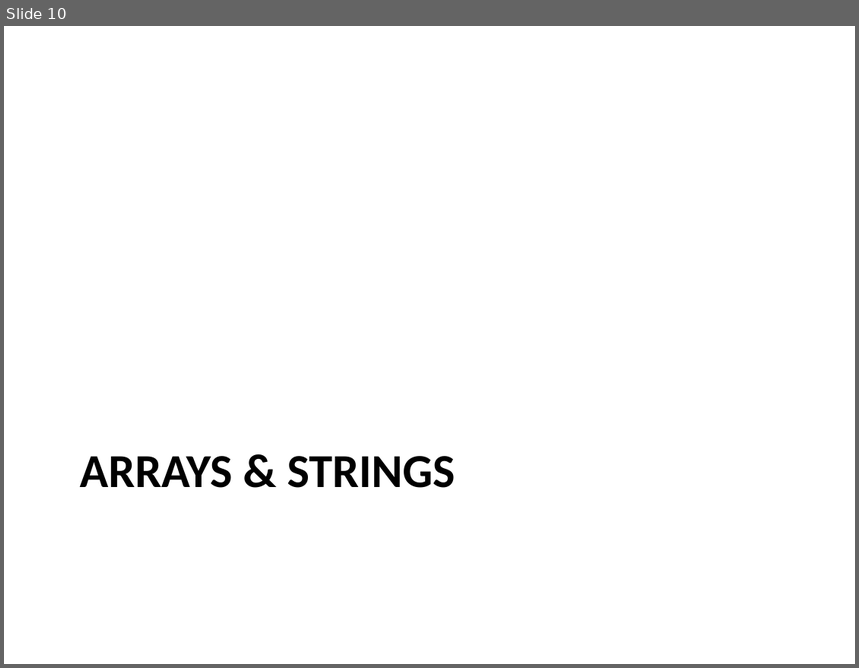
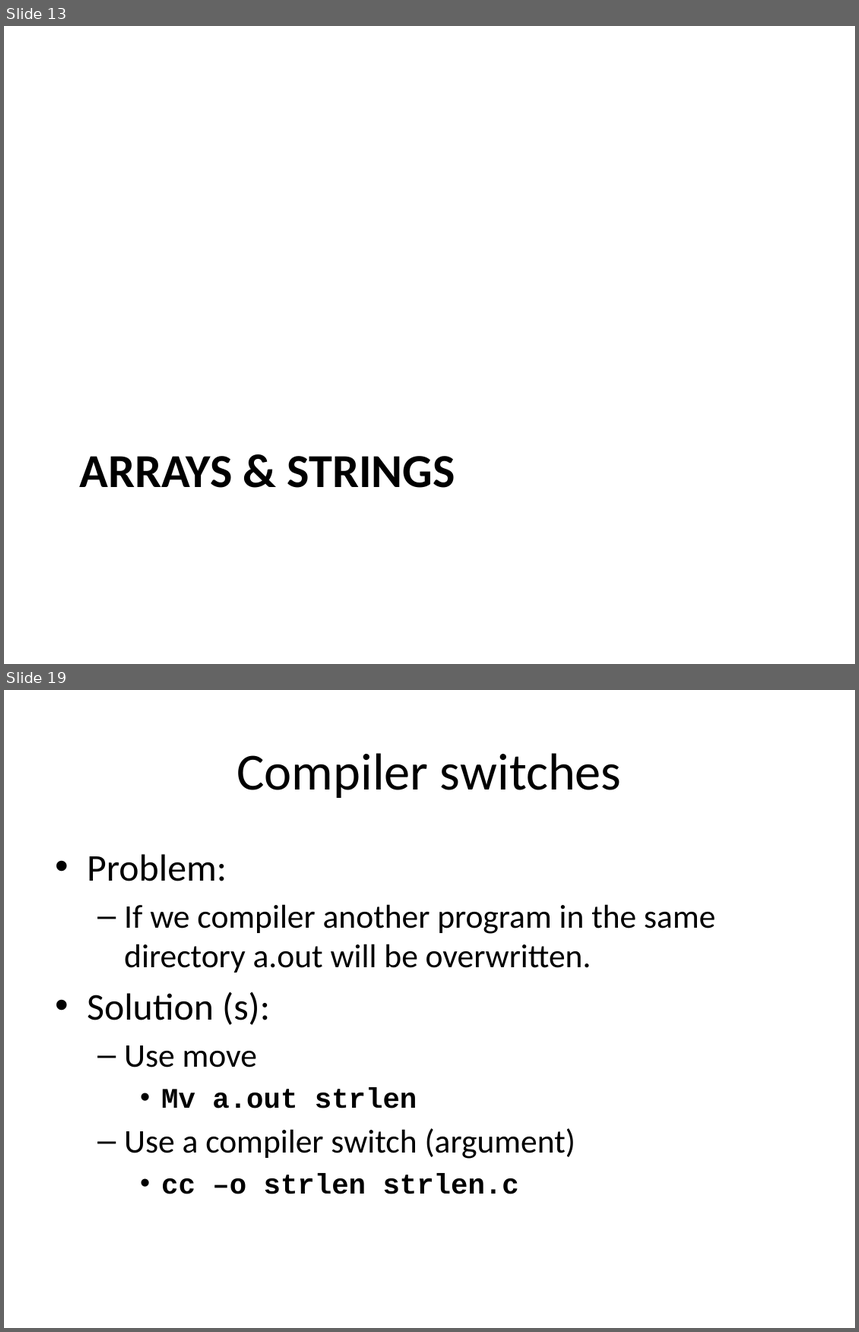
Before and after one commit to kinsidar/Spring2016, a slide deck: Slides/Lesson3.pptx. Shown one above the other, each under a label of ours: slide 10 before the commit, slides 13 and 19 after it; the slides between them are not shown. The pictures are 859x668 and 859x1332 pixels, drawn with LibreOffice and Linux fonts; fonts in the diff are those of the drawing. Boxes give left, top, right and bottom in pixels: in the first picture for what was removed or moved away, otherwise in the second. Text is boxed around its words. In the diff, an @@ line names an element or a change of style, - is before the commit and + after.

```diff
--- a/Slides/Lesson3.pptx
+++ b/Slides/Lesson3.pptx
@@ slide 19 added at (4, 690, 855, 1328), background #FFFFFF @@
@@ title added at (237, 753, 622, 798), 44 pt, text #000000 @@
+Compiler switches
@@ text added at (87, 854, 715, 1195), 28 pt, text #000000 @@
+• Problem:
+  – If we compiler another program in the same directory a.out will be overwritten.
+• Solution (s):
+  – Use move
+    • Mv a.out strlen
+  – Use a compiler switch (argument)
+    • cc –o strlen strlen.c
@@ what was slide 10 is now slide 13 @@
```
Also in this commit, not shown: 5 slides changed, 10 other slides added, 1 other file.
